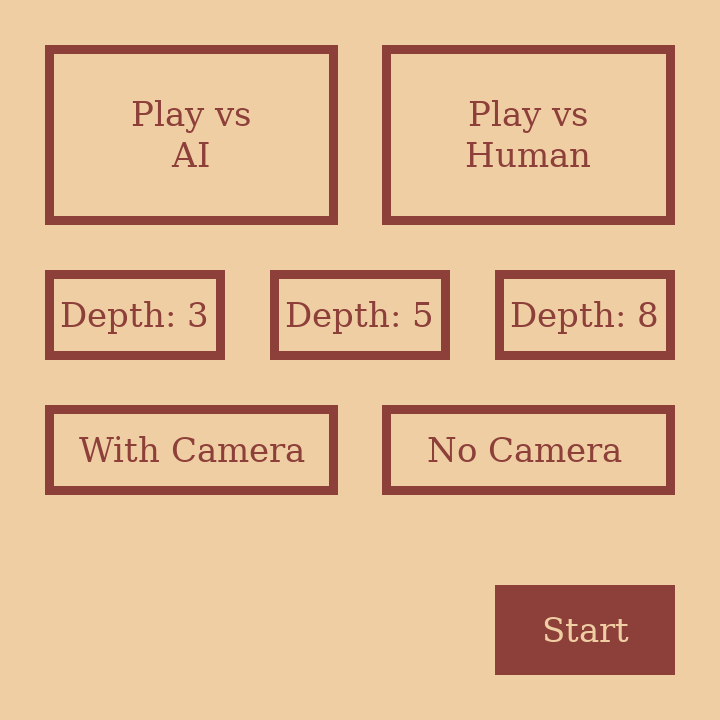
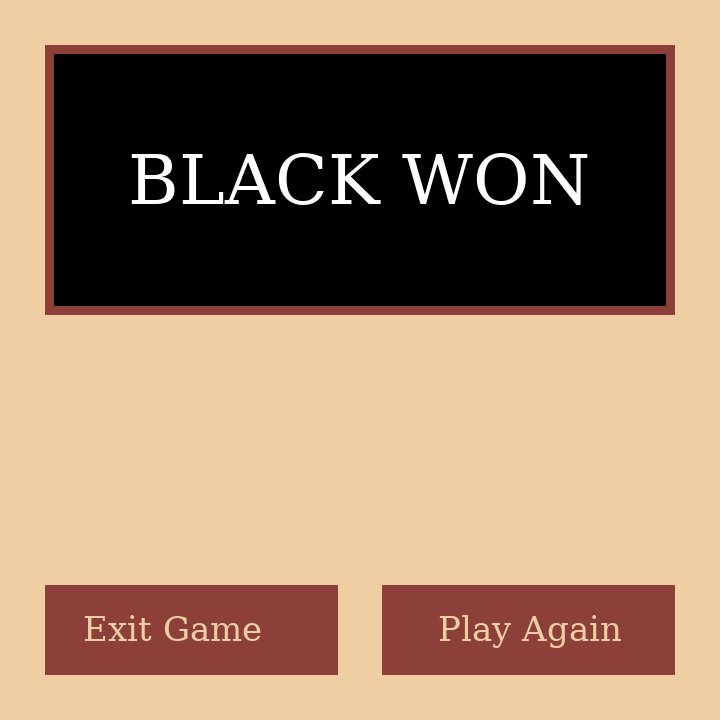
Layers edited between the first and the second 720px x 720px image:
hid "Human click" over [466, 100, 590, 167]
hid "Human" over [466, 100, 590, 167]
hid "AI click" over [132, 100, 250, 167]
hid "AI" over [132, 100, 250, 167]
hid "Camera click" over [79, 436, 305, 462]
hid "mode 2 click" over [382, 54, 666, 225]
hid "mode 2" over [382, 54, 666, 225]
hid "camera 1 click" over [45, 405, 338, 495]
hid "camera 1" over [45, 405, 338, 495]
hid "camera 2 click" over [382, 405, 675, 495]
hid "camera 2" over [382, 405, 675, 495]
added layer "BLACK WON" above "Exit Game" over [131, 153, 588, 205]
added layer "Play Again" above "WHITE WON" over [439, 615, 621, 648]
added layer "black won" above "DRAW" over [45, 45, 675, 315]
added layer "exit" above "play again" over [45, 585, 338, 675]
added layer "play again" above "start" over [382, 585, 629, 675]
hid "depth 3 click" over [495, 270, 675, 360]
hid "depth 3" over [495, 270, 675, 360]
hid "depth 2 click" over [270, 270, 450, 360]
hid "depth 2" over [270, 270, 450, 360]
hid "depth 1 click" over [45, 270, 225, 360]
hid "depth 1" over [45, 270, 225, 360]
hid "mode 1 click" over [54, 54, 338, 225]
hid "mode 1" over [54, 54, 338, 225]
…and 12 more changes (1 added, 11 visibility)
